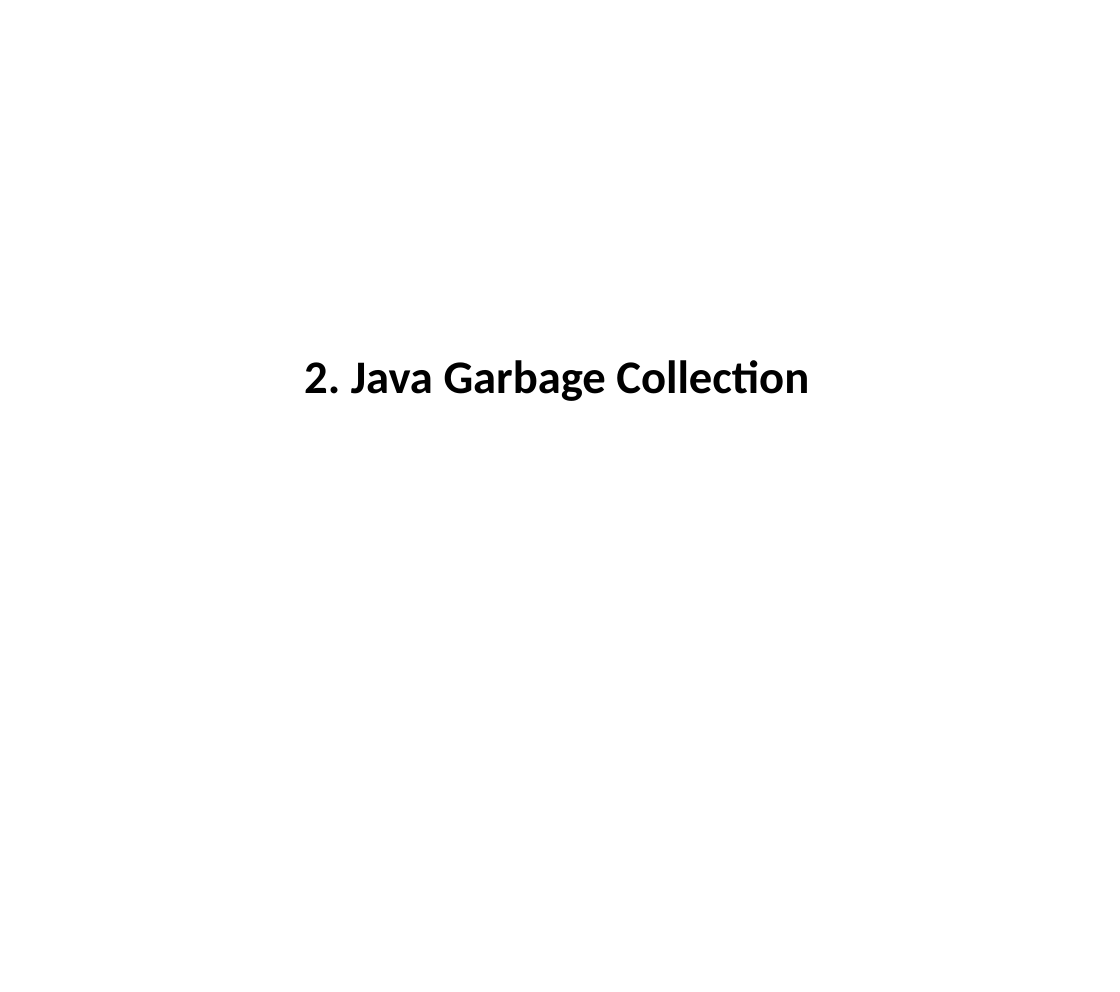
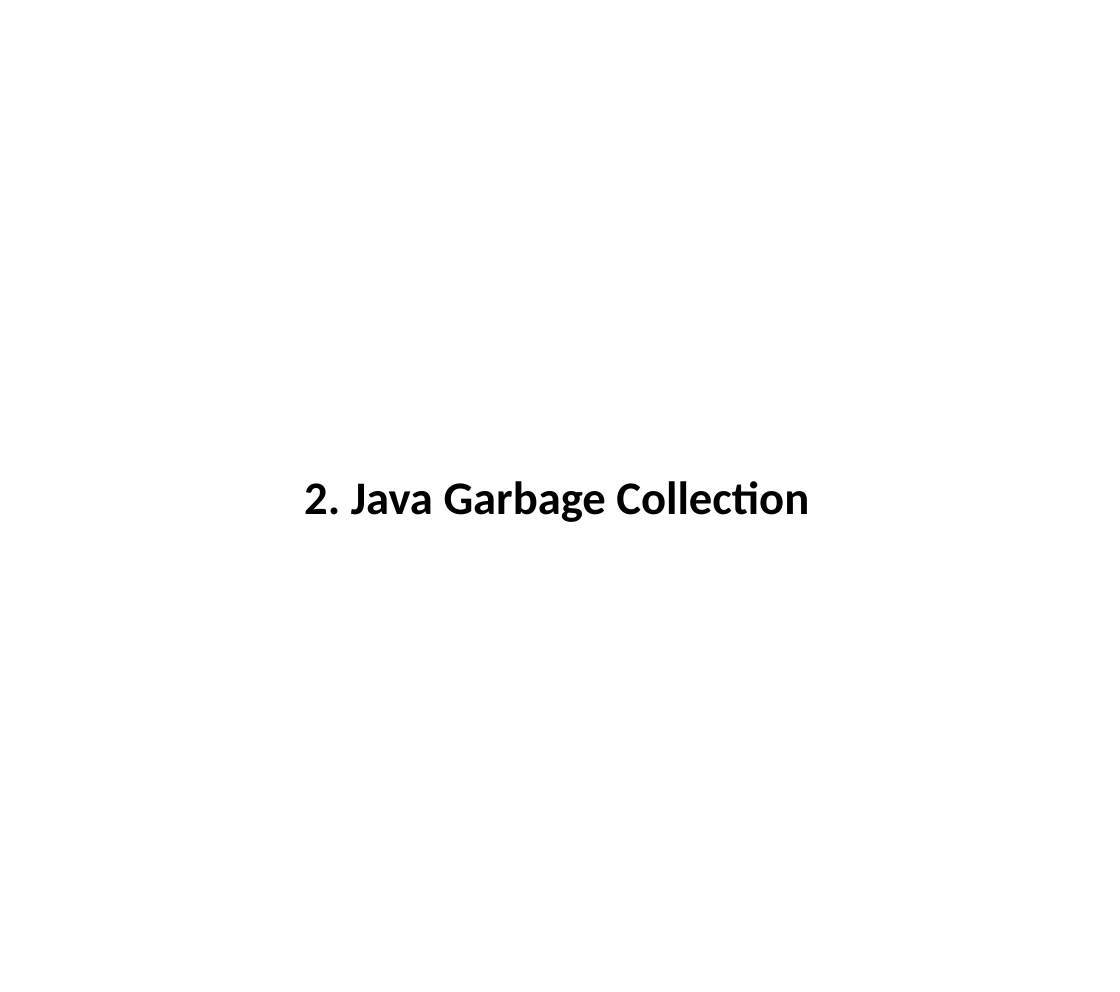
Before and after one commit to ChoSooMin/CS-Study, a slide deck: slide 8 of Java/Day 2_Garbage Collector.pptx. Drawn at 1120x992 pixels with LibreOffice and Linux fonts; fonts in the diff are those of the drawing. Boxes give left, top, right and bottom in pixels: in the first picture for what was removed or moved away, otherwise in the second. Text is boxed around its words. In the diff, an @@ line names an element or a change of style, - is before the commit and + after.

Commit message:
[Java] Garbage Collector

```diff
--- a/Java/Day 2_Garbage Collector.pptx
+++ b/Java/Day 2_Garbage Collector.pptx
@@ text "2. Java Garbage Collection": place and size @@
-text "2. Java Garbage Collection" at (304, 360, 809, 401)
+text "2. Java Garbage Collection" at (304, 481, 809, 522)
```
Also in this commit, not shown: 6 other slides changed, 31 slides added, 20 slides removed.
